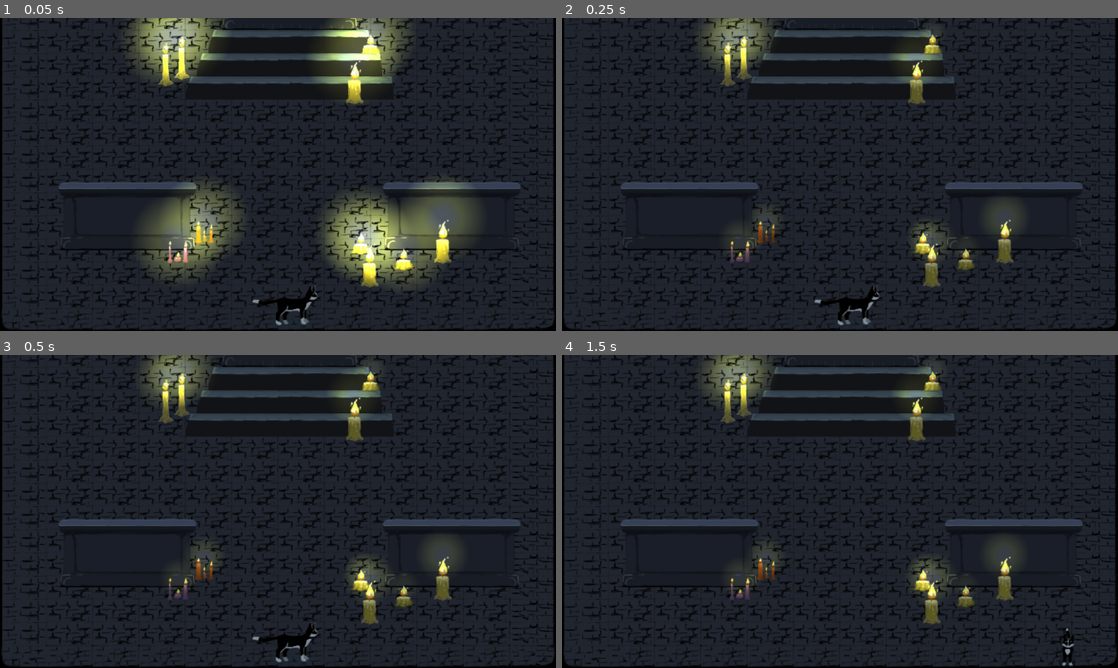
Above: before the commit, frames 1-4 (two rows, left to right).
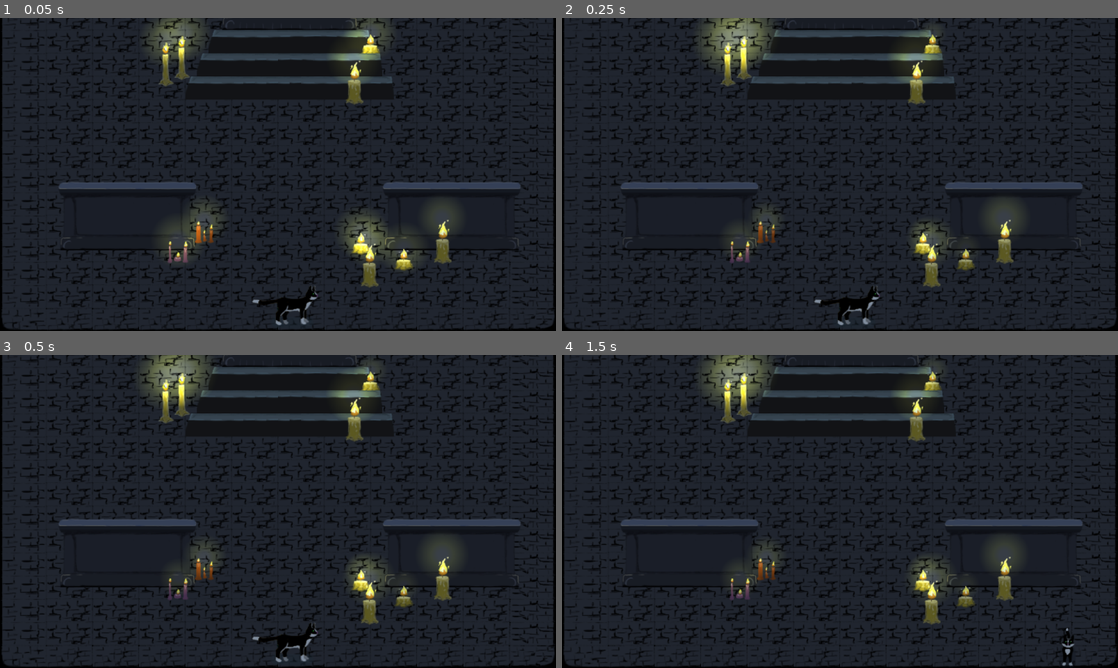
Above: after the commit, the same moments.

Repository: castlele/nine-lives
Game: Godot game, scene res://scenes/crypt/crypt.tscn
Same seed, same stepped clock (60 frames per second), same inputs: the game is played once before the commit and once after it. This scene is started directly instead of the project's main scene.
Inputs (mouse positions are in pixels of both pictures, inside the frame that each line leads up to):
- Up to frame 1 (0.05 s): no input
- Up to frame 2 (0.25 s): no input
- Up to frame 3 (0.5 s): no input
- Up to frame 4 (1.5 s): tap Enter (ui_accept) at 0.5, 0.77 s; move the mouse to (962, 495) at 0.52 s; hold Right (ui_right) 0.53-1.28 s; tap F (interaction) at 0.6, 1.35 s; click (962, 495) at 0.67 s; move the mouse to (728, 527) at 1.27 s; hold Down (ui_down) from 1.28 s (still down)

The runs differ from the first frame. In frame 1, 15% of the frame differs, in the area x 22-86%, y 0-86%; in frame 2, nothing differs; in frame 3, nothing differs; in frame 4, nothing differs.

Commit message:
feat(inventory): update inventory system with removing items and adding new ones to the free slots

Diff:
--- a/nodes/crypt/candle.tscn
+++ b/nodes/crypt/candle.tscn
@@ -27,13 +27,17 @@
 [node name="Sprite" type="Sprite2D" parent="."]
 y_sort_enabled = true
 texture = ExtResource("2_xgyc2")
-offset = Vector2(0, -32)
+offset = Vector2(0, -31)
 region_enabled = true
 region_rect = Rect2(0, 0, 32, 64)
 
 [node name="Light" type="PointLight2D" parent="Sprite"]
+position = Vector2(0, -64)
+scale = Vector2(0.604931, 0.604931)
+energy = 0.604931
 texture = SubResource("GradientTexture2D_xgyc2")
 script = ExtResource("3_xgyc2")
+max_energy = 0.55
 
 [node name="Collider" type="CollisionShape2D" parent="."]
 position = Vector2(0, -19.0988)
--- a/project.godot
+++ b/project.godot
@@ -31,6 +31,11 @@
 "events": [Object(InputEventKey,"resource_local_to_scene":false,"resource_name":"","device":-1,"window_id":0,"alt_press …(192 unchanged characters)…
 ]
 }
+debug_reload={
+"deadzone": 0.2,
+"events": [Object(InputEventKey,"resource_local_to_scene":false,"resource_name":"","device":-1,"window_id":0,"alt_pressed":false,"shift_pressed":false,"ctrl_pressed":true,"meta_pressed":false,"pressed":false,"keycode":0,"physical_keycode":82,"key_label":0,"unicode":114,"location":0,"echo":false,"script":null)
+]
+}
 
 [rendering]
 
--- a/scenes/grave_yard/grave_yard.tscn
+++ b/scenes/grave_yard/grave_yard.tscn
@@ -184,17 +184,17 @@
 
 [node name="left_light" type="PointLight2D" parent="graves"]
 position = Vector2(192, 107)
-scale = Vector2(1.00792, 1.00792)
+scale = Vector2(1.0169, 1.0169)
 color = Color(0.678431, 0.654902, 0.427451, 1)
-energy = 1.00792
+energy = 1.0169
 texture = SubResource("GradientTexture2D_hcevp")
 script = ExtResource("8_7mn47")
 
 [node name="right_light" type="PointLight2D" parent="graves"]
 position = Vector2(243, 112)
-scale = Vector2(1.03714, 1.03714)
+scale = Vector2(1.05676, 1.05676)
 color = Color(0.678431, 0.654902, 0.427451, 1)
-energy = 1.03714
+energy = 1.05676
 texture = SubResource("GradientTexture2D_hcevp")
 script = ExtResource("8_7mn47")
 
--- a/scenes/inventory_cell.gd
+++ b/scenes/inventory_cell.gd
@@ -6,6 +6,10 @@
 
 
 func update_inventory(item_data: CollectableData) -> void:
+	if not item_data:
+		item.texture = null
+		return
+
 	item.texture = item_data.image
 
 	# TODO: Add scaling of the texture if needed
--- a/scenes/main.gd
+++ b/scenes/main.gd
@@ -15,11 +15,12 @@
 
 @warning_ignore("unused_parameter")
 func _process(delta: float) -> void:
-	if not _level_scene:
-		return
+	if OS.is_debug_build():
+		_listen_debug_events()
 
-	if hud_ui.visible:
+	if _level_scene and hud_ui.visible:
 		var rect = _level_scene.get_viewport_rect()
+
 		hud_ui.size = rect.size
 		hud_ui.position = rect.position
 
@@ -61,3 +62,9 @@
 	if _level_scene:
 		_level_scene.queue_free()
 		_level_scene = null
+
+
+func _listen_debug_events() -> void:
+	if Input.is_action_just_pressed("debug_reload") and _level_scene:
+		LevelStateMachine.clear_inventory()
+		_load_level(LevelStateMachine.get_current_level_config())
--- a/scripts/level_state_machine.gd
+++ b/scripts/level_state_machine.gd
@@ -24,7 +24,33 @@
 	if len(_inventory_items) == INVENTORY_CAPACITY:
 		return false
 
-	_inventory_items.append(item)
+	var added = false
+
+	for i in range(len(_inventory_items)):
+		if _inventory_items[i]:
+			continue
+
+		_inventory_items[i] = item
+		added = true
+
+	if not added:
+		_inventory_items.append(item)
+
+	inventory_update.emit(_inventory_items)
+
+	return true
+
+
+func clear_inventory() -> void:
+	for i in range(len(_inventory_items)):
+		remove_inventory_item(i)
+
+
+func remove_inventory_item(index: int) -> bool:
+	if index < 0 || index > len(_inventory_items) - 1:
+		return false
+
+	_inventory_items[index] = null
 
 	inventory_update.emit(_inventory_items)
 
@@ -39,6 +65,10 @@
 	_update_level_config(level)
 
 	current_level.emit(_config)
+
+
+func get_current_level_config() -> LevelConfig:
+	return _config
 
 
 func is_paused() -> bool:
